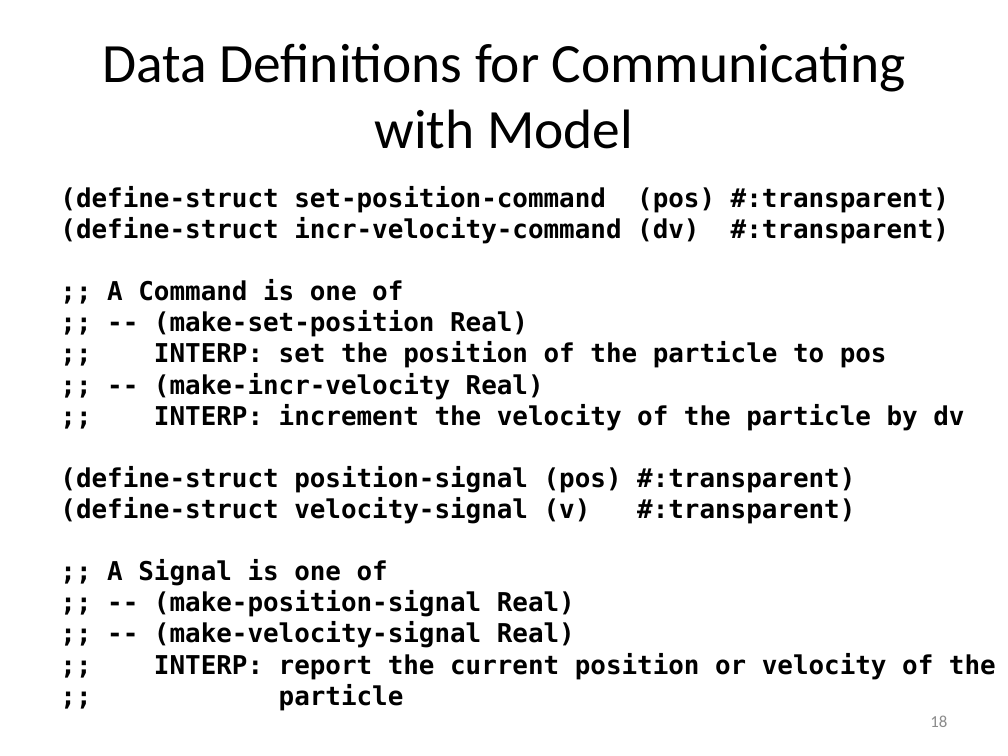
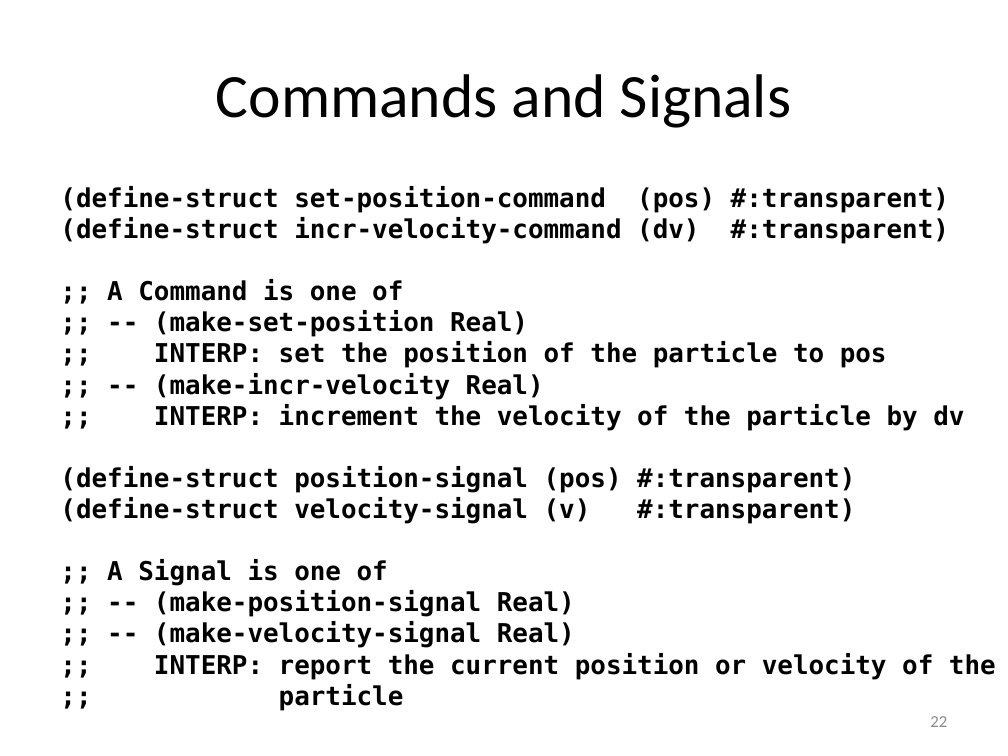
Before and after one commit to mwand/cs5010f16, a slide deck: slide 22 of Slides/Lesson 11.3 Model-View-Controller Architecture.pptx (slide 18 before the commit). Drawn at 1008x756 pixels with LibreOffice and Linux fonts; fonts in the diff are those of the drawing. Boxes give left, top, right and bottom in pixels: in the first picture for what was removed or moved away, otherwise in the second. Text is boxed around its words. In the diff, an @@ line names an element or a change of style, - is before the commit and + after.

```diff
--- a/Slides/Lesson 11.3 Model-View-Controller Architecture.pptx
+++ b/Slides/Lesson 11.3 Model-View-Controller Architecture.pptx
@@ title at (216, 74, 791, 128): text changed; size 39.6 to 44 pt @@
-Data Definitions for Communicating with Model
+Commands and Signals
@@ page number at (930, 716, 947, 727): text changed @@
-18
+22
```
Also in this commit, not shown: 9 other slides changed, 4 slides added, 3 slides removed, 2 other files.
